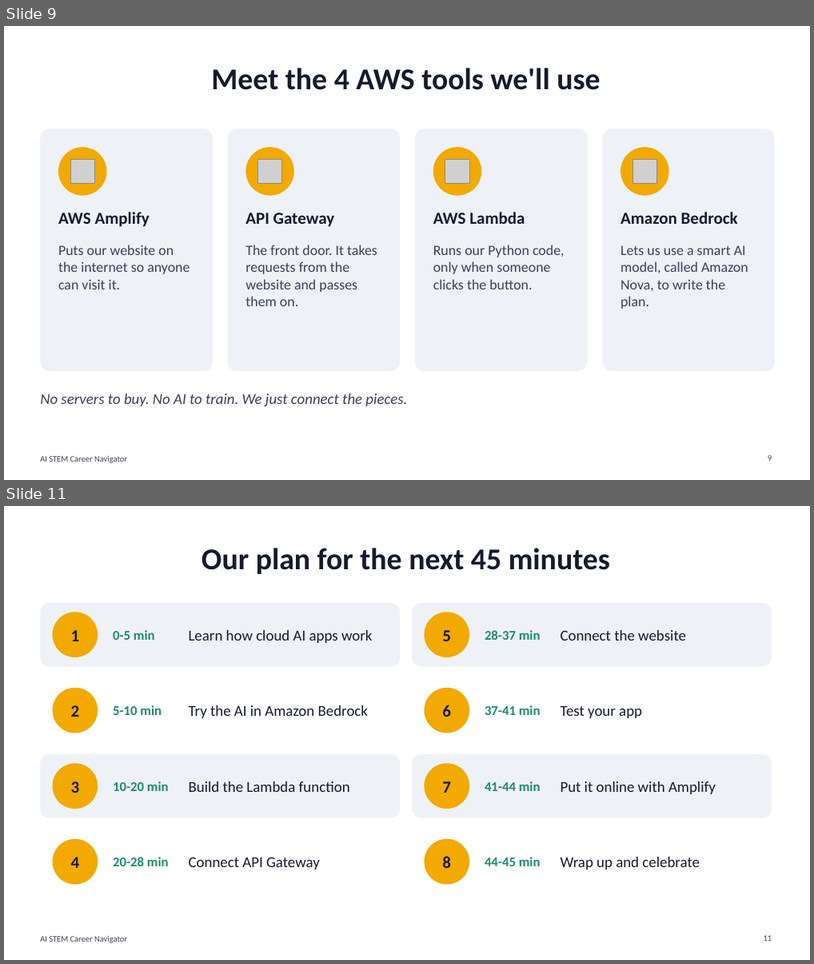
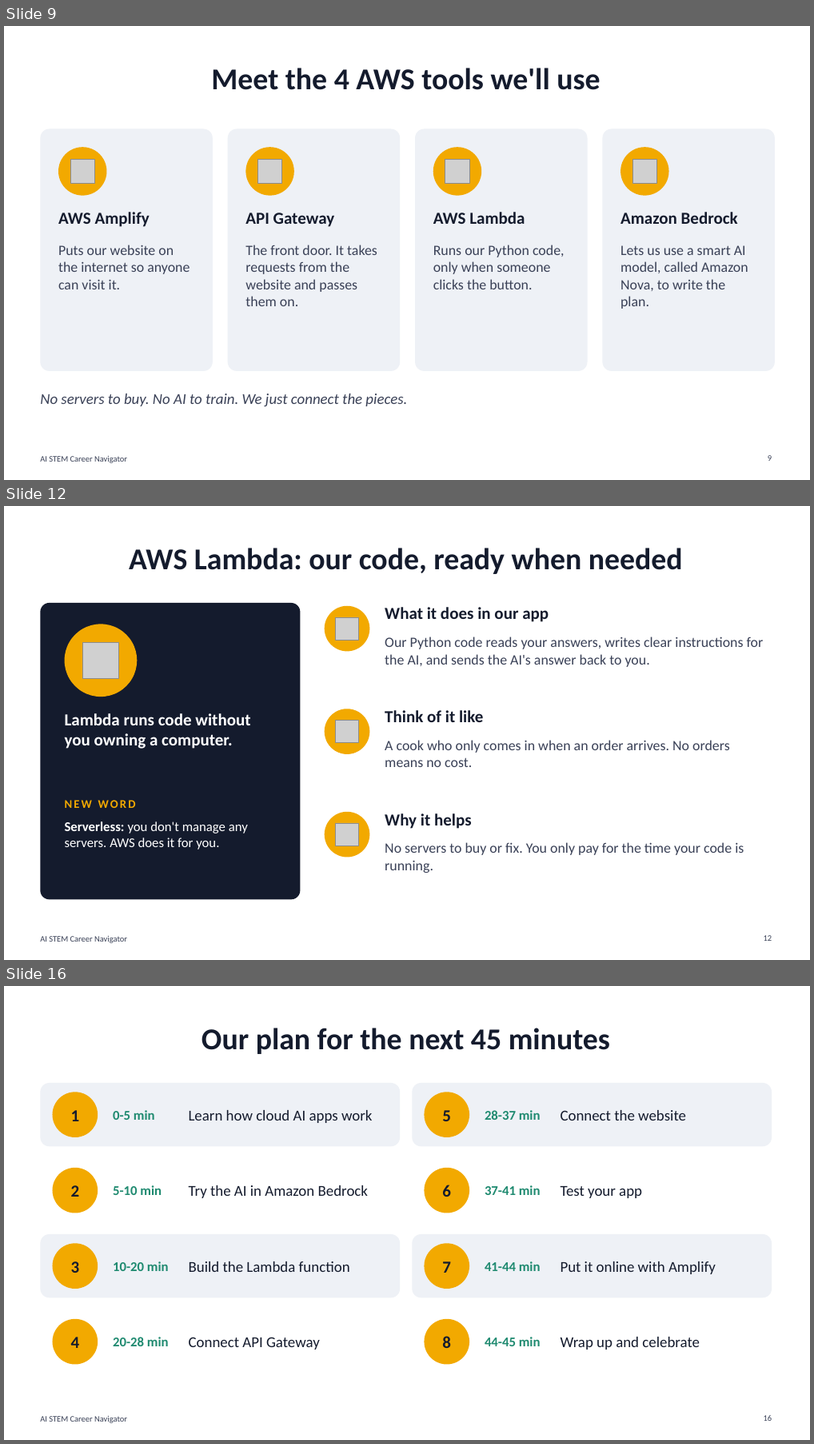
Before and after one commit to kingmellow08/ai-career-navigator, a slide deck: presentation/AI_Career_Coach_Workshop.pptx. Shown one above the other, each under a label of ours: slides 9 and 11 before the commit, slides 9, 12 and 16 after it; the slides between them are not shown. The pictures are 814x964 and 814x1444 pixels, drawn with LibreOffice and Linux fonts; fonts in the diff are those of the drawing; grey boxes stand for pictures. Boxes give left, top, right and bottom in pixels: in the first picture for what was removed or moved away, otherwise in the second. Text is boxed around its words. In the diff, an @@ line names an element or a change of style, - is before the commit and + after.

```diff
--- a/presentation/AI_Career_Coach_Workshop.pptx
+++ b/presentation/AI_Career_Coach_Workshop.pptx
@@ slide 12 added at [4,506,810,960], background #FFFFFF; not listed: 1 template element that a slide beside it also shows @@
@@ title added at [129,548,683,574], 36 pt, text #141B2D, bold @@
+AWS Lambda: our code, ready when needed
@@ rounded rectangle added at [40,603,301,900], fill #141B2D @@
@@ ellipse added at [65,624,137,696], fill #F2A900 @@
@@ ellipse added at [325,606,370,651], fill #F2A900 @@
@@ picture added at [336,617,359,640] @@
@@ text added at [385,607,549,622], 20 pt, text #141B2D, bold @@
+What it does in our app
@@ picture added at [82,642,119,679] @@
@@ text added at [385,636,764,667], 17 pt, text #3A4157 @@
+Our Python code reads your answers, writes clear instructions for the AI, and sends the AI's answer back to you.
@@ text added at [65,713,250,748], 20 pt, text #FFFFFF, bold @@
+Lambda runs code without you owning a computer.
@@ ellipse added at [325,708,370,754], fill #F2A900 @@
@@ picture added at [336,720,359,743] @@
@@ text added at [385,710,483,722], 20 pt, text #141B2D, bold @@
+Think of it like
@@ text added at [385,740,730,767], 17 pt, text #3A4157 @@
+A cook who only comes in when an order arrives. No orders means no cost.
@@ text added at [65,800,136,808], 14 pt, text #F2A900, bold @@
+NEW WORD
@@ ellipse added at [325,812,370,857], fill #F2A900 @@
@@ text added at [385,813,472,828], 20 pt, text #141B2D, bold @@
+Why it helps
@@ text added at [65,821,248,849], 16 pt, text #FFFFFF @@
+Serverless: you don't manage any servers. AWS does it for you.
@@ picture added at [336,823,359,846] @@
@@ text added at [385,842,744,872], 17 pt, text #3A4157 @@
+No servers to buy or fix. You only pay for the time your code is running.
@@ page number added at [764,935,773,940], 10 pt, text #3A4157 @@
+12
@@ what was slide 11 is now slide 16 @@
@@ page number at [764,1415,773,1420]: text changed @@
-11
+16
```
Also in this commit, not shown: 1 slide changed, 4 other slides added, 2 other files.
